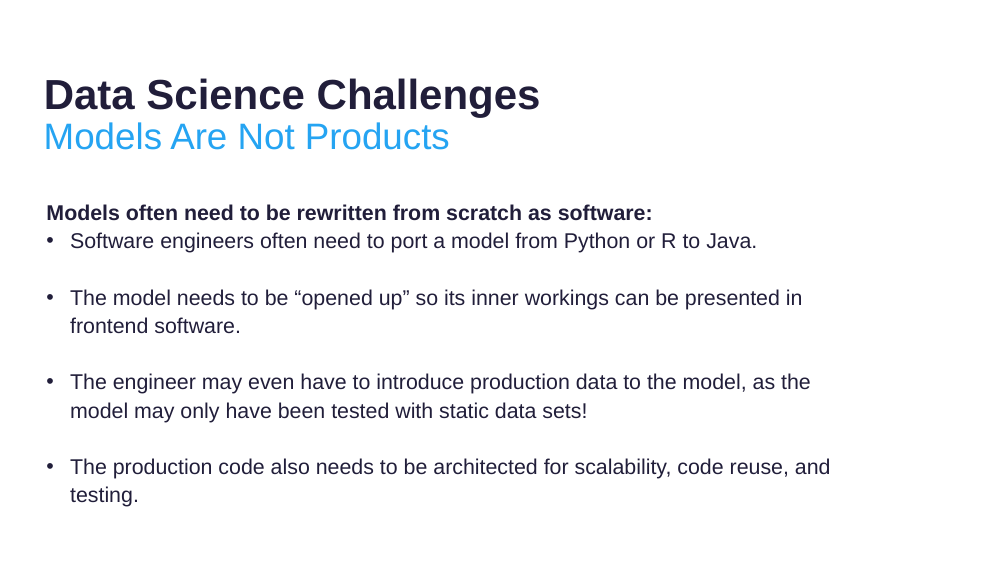
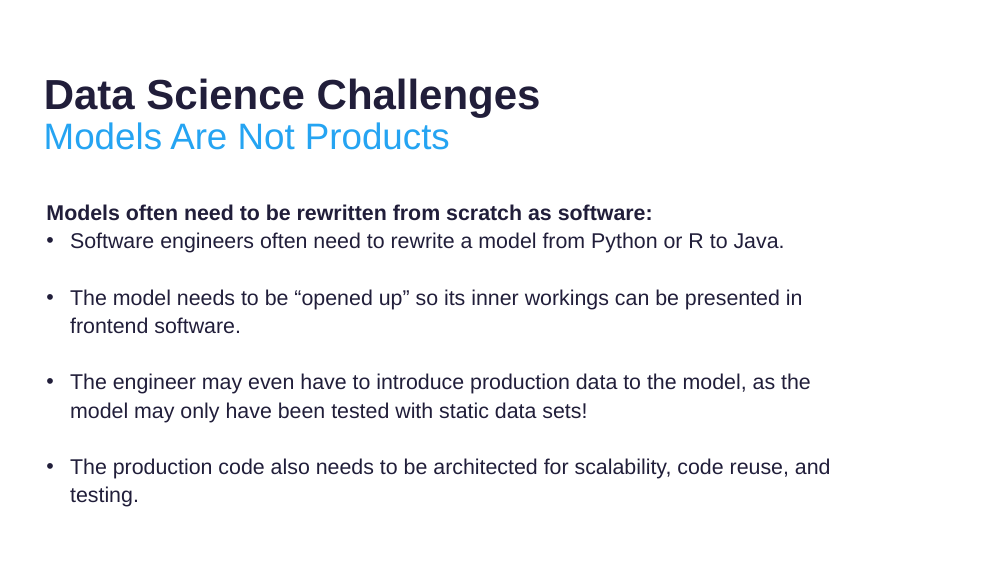
Before and after one commit to thomasnield/kotlinconf-datascience-talk, a slide deck: slide 14 of kotlin_for_data_science.pptx. Drawn at 1008x567 pixels with LibreOffice and Linux fonts; fonts in the diff are those of the drawing; background and template pictures are left out. Boxes give left, top, right and bottom in pixels: in the first picture for what was removed or moved away, otherwise in the second. Text is boxed around its words. In the diff, an @@ line names an element or a change of style, - is before the commit and + after.

```diff
--- a/kotlin_for_data_science.pptx
+++ b/kotlin_for_data_science.pptx
@@ text at (70,232,785,253): text changed @@
-• Software engineers often need to port a model from Python or R to Java.
+• Software engineers often need to rewrite a model from Python or R to Java.
```
Also in this commit, not shown: 15 other slides changed.
